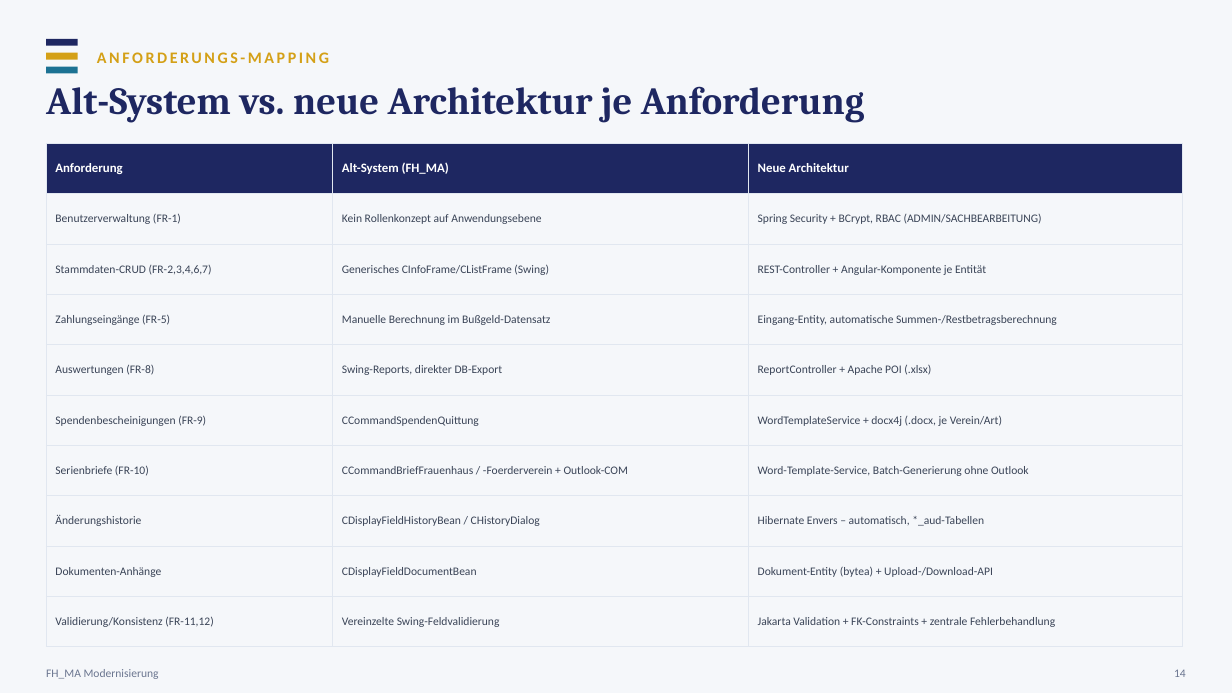
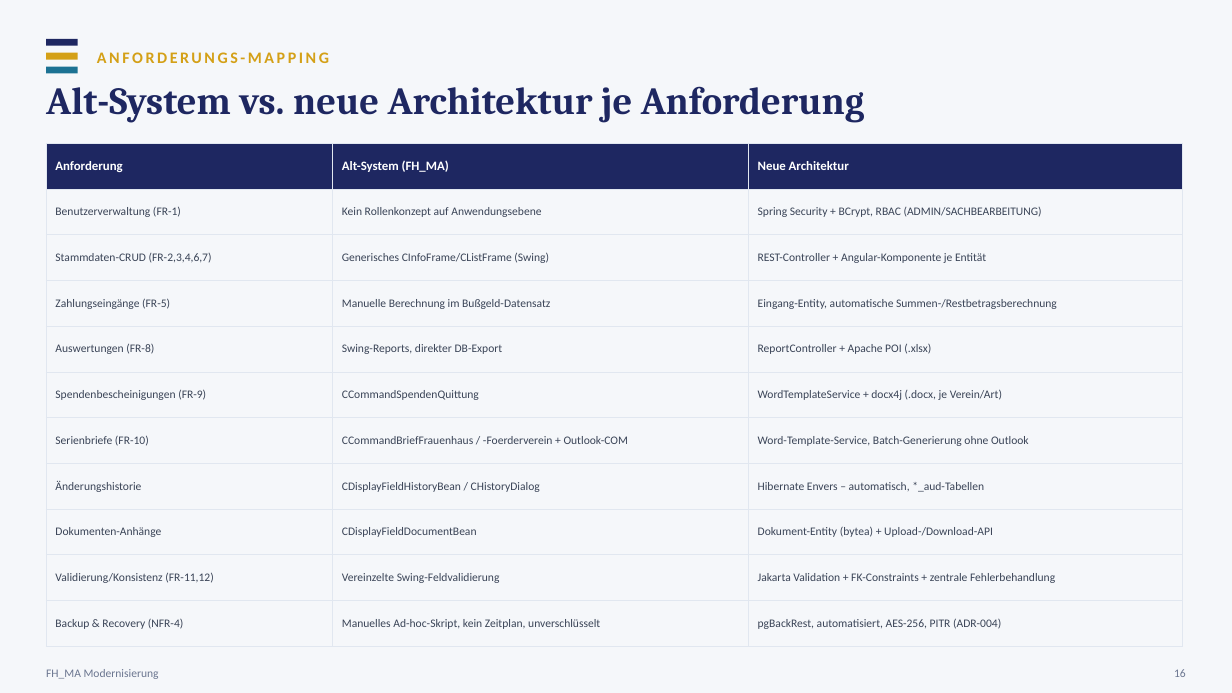
Before and after one commit to Freaky2164/CAS-Advanced-SE, a slide deck: slide 16 of 03-architektur/FH_MA-Architektur-Praesentation.pptx (slide 14 before the commit). Drawn at 1232x693 pixels with LibreOffice and Linux fonts; fonts in the diff are those of the drawing. Boxes give left, top, right and bottom in pixels: in the first picture for what was removed or moved away, otherwise in the second. Text is boxed around its words. In the diff, an @@ line names an element or a change of style, - is before the commit and + after.

```diff
--- a/03-architektur/FH_MA-Architektur-Praesentation.pptx
+++ b/03-architektur/FH_MA-Architektur-Praesentation.pptx
@@ table at (46,143,1183,633) @@
+row 11: Backup & Recovery (NFR-4) | Manuelles Ad-hoc-Skript, kein Zeitplan, unverschlüsselt | pgBackRest, automatisiert, AES-256, PITR (ADR-004)
@@ text at (1174,669,1186,677): text changed @@
-14
+16
```
Also in this commit, not shown: 10 other slides changed, 2 slides added, 2 other files.
